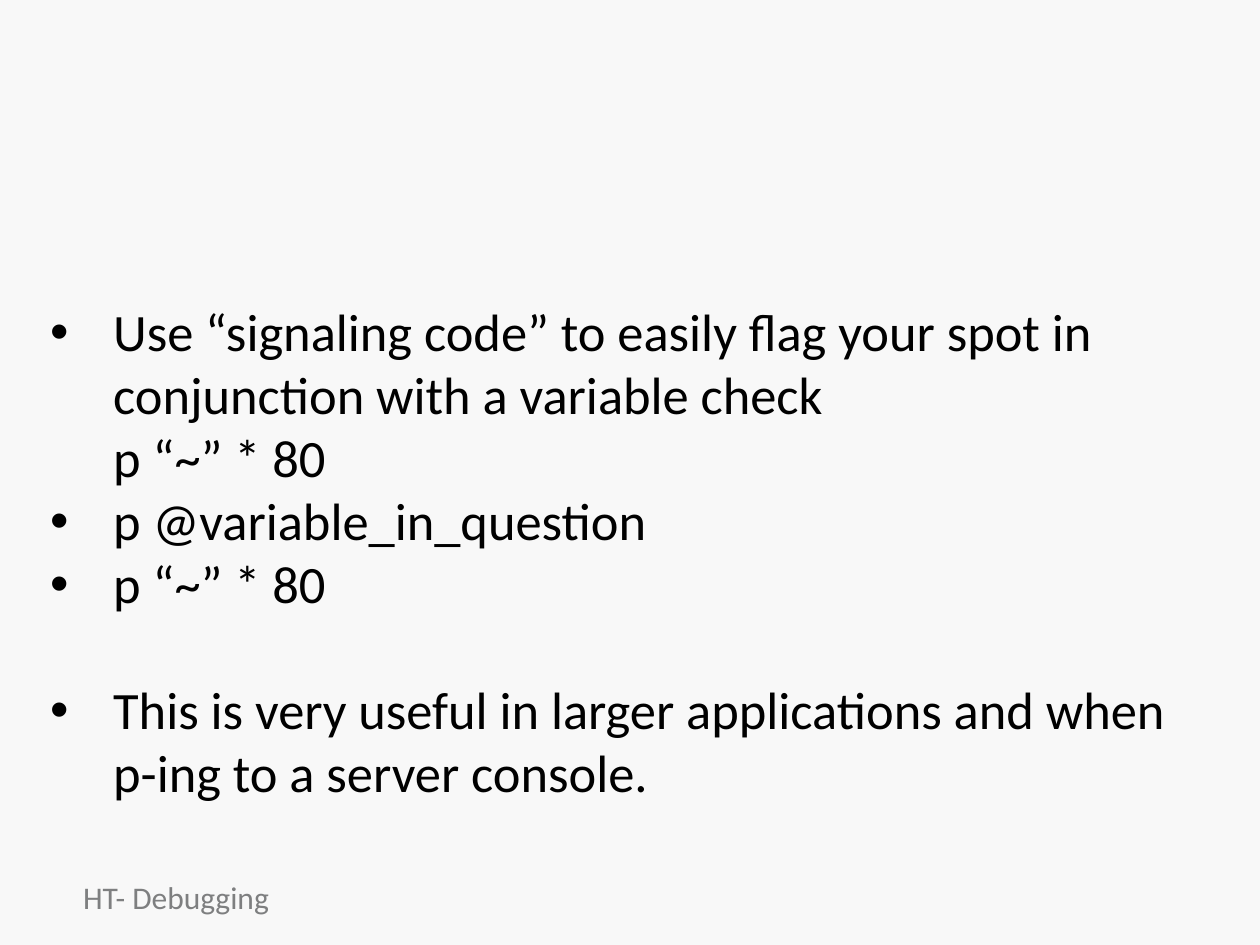
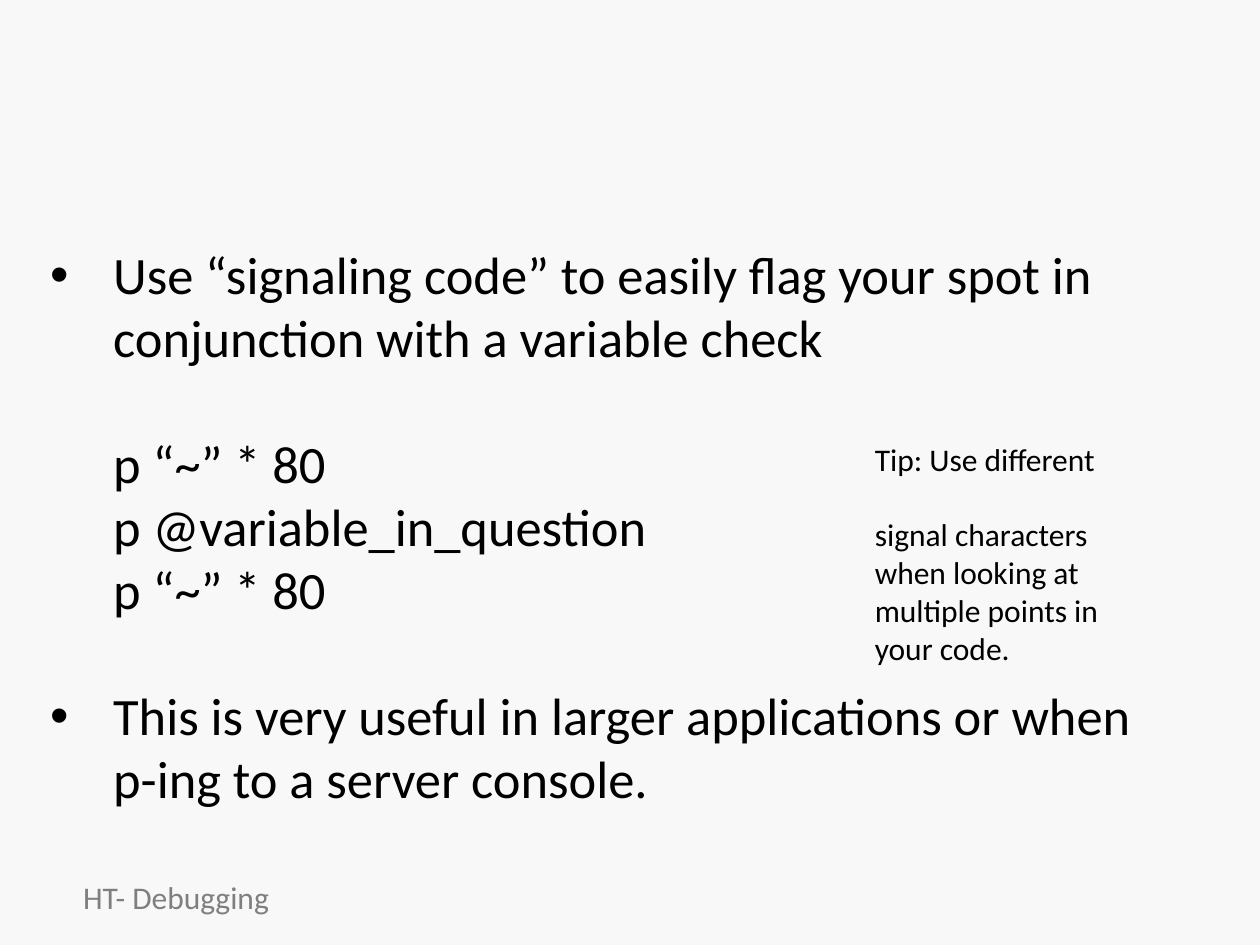
Before and after one commit to jumpcheng/debugging_notes, a slide deck: slide 16 of HT-debugging-basics.pptx. Drawn at 1260x945 pixels with LibreOffice and Linux fonts; fonts in the diff are those of the drawing; background and template pictures are left out. Boxes give left, top, right and bottom in pixels: in the first picture for what was removed or moved away, otherwise in the second. Text is boxed around its words. In the diff, an @@ line names an element or a change of style, - is before the commit and + after.

Commit message:
update ppt

```diff
--- a/HT-debugging-basics.pptx
+++ b/HT-debugging-basics.pptx
@@ text "Use “signaling code” to easily ...": place and size @@
-text "Use “signaling code” to easily ..." at box(113, 313, 1165, 801)
+text "Use “signaling code” to easily ..." at box(113, 256, 1131, 807)
@@ text added at box(875, 449, 1098, 665), 18 pt, text #000000 @@
+Tip: Use different
+signal characters
+when looking at
+multiple points in
+your code.
@@ text at box(113, 509, 647, 618): bullet • to none @@
@@ text at box(113, 698, 1131, 807): text changed @@
-• This is very useful in larger applications and when p-ing to a server console.
+• This is very useful in larger applications or when p-ing to a server console.
```
Also in this commit, not shown: 1 other file.
